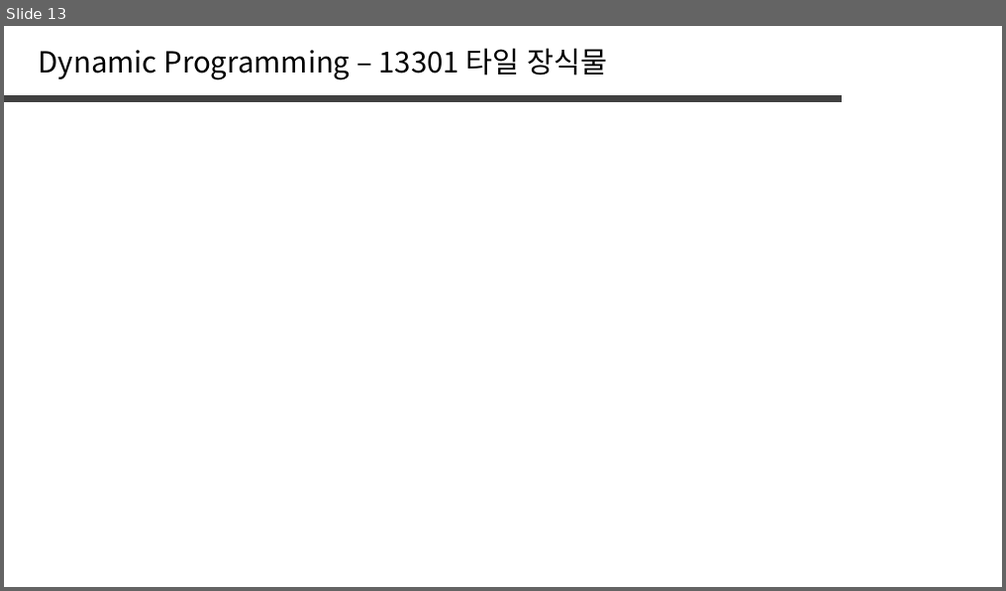
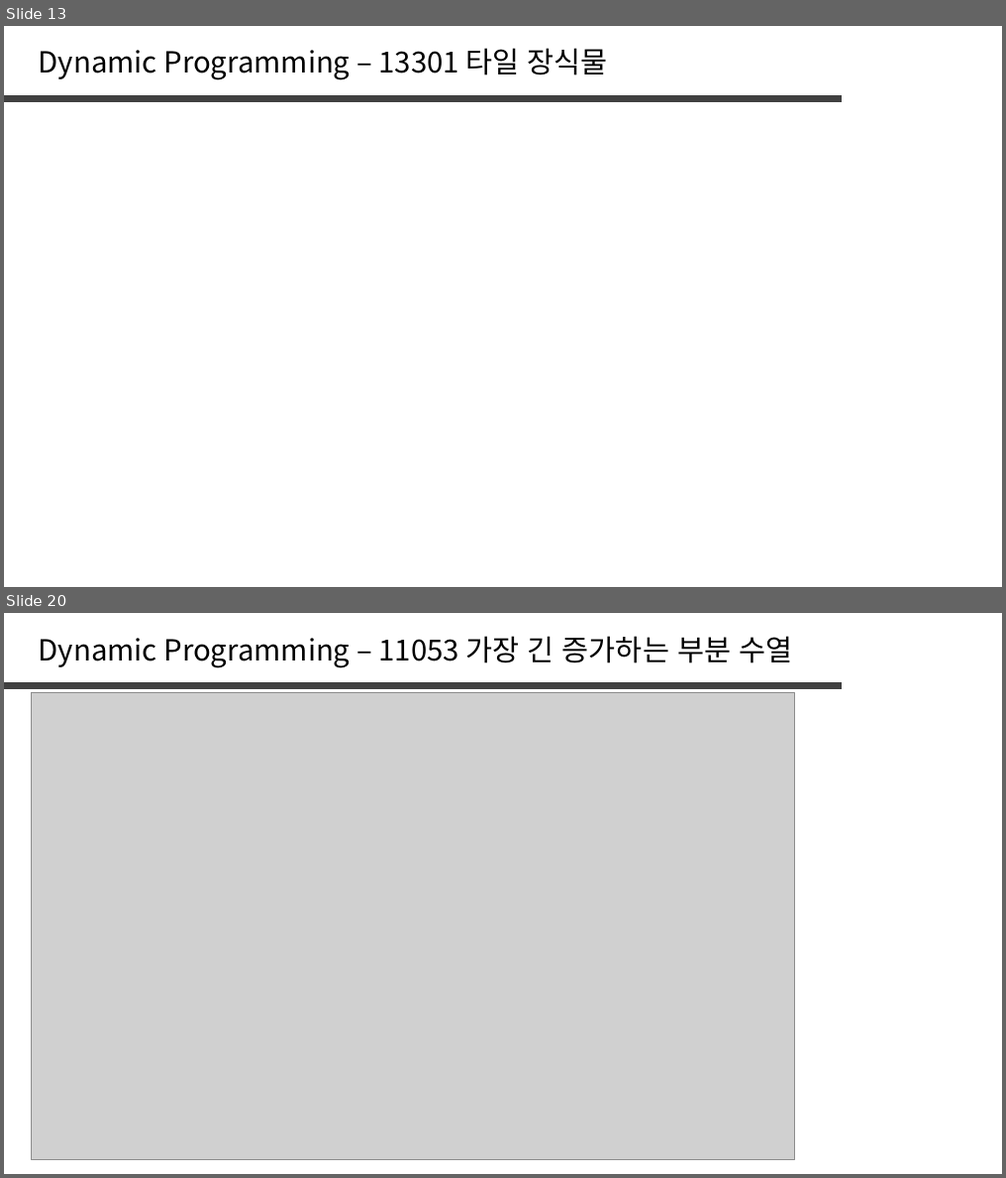
Before and after one commit to jaehoo1/PS-study, a slide deck: study/5_Dynamic Programming.pptx. Shown one above the other, each under a label of ours: slide 13 before the commit, slides 13 and 20 after it; the slides between them are not shown. The pictures are 1006x591 and 1006x1178 pixels, drawn with LibreOffice and Linux fonts; fonts in the diff are those of the drawing; grey boxes stand for pictures. Boxes give left, top, right and bottom in pixels: in the first picture for what was removed or moved away, otherwise in the second. Text is boxed around its words. In the diff, an @@ line names an element or a change of style, - is before the commit and + after.

```diff
--- a/study/5_Dynamic Programming.pptx
+++ b/study/5_Dynamic Programming.pptx
@@ slide 20 added at box(4, 613, 1002, 1174), background #FFFFFF @@
@@ text added at box(39, 636, 792, 668), 28 pt, text #000000 @@
+Dynamic Programming – 11053 가장 긴 증가하는 부분 수열
@@ line added from (4, 685) to (843, 685), #404040 6 pt @@
@@ picture added at box(31, 692, 795, 1160) @@
```
Also in this commit, not shown: 1 slide changed, 7 other slides added, 19 slides removed.
